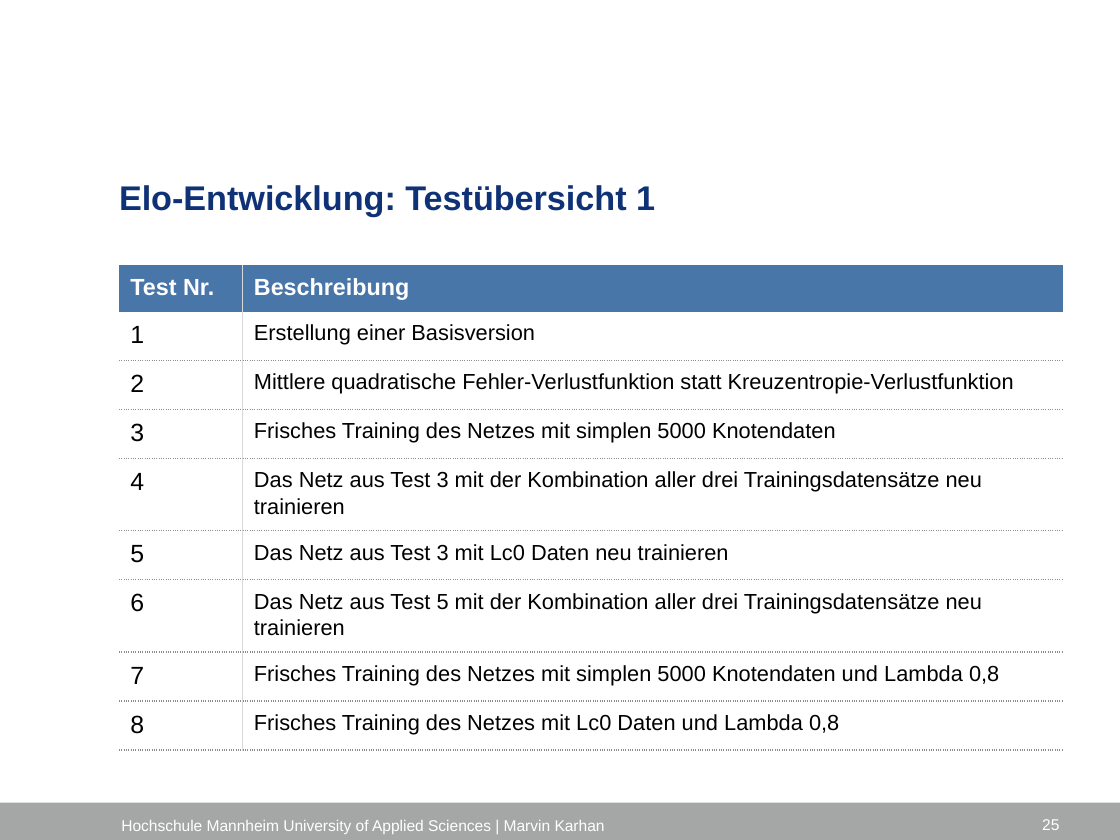
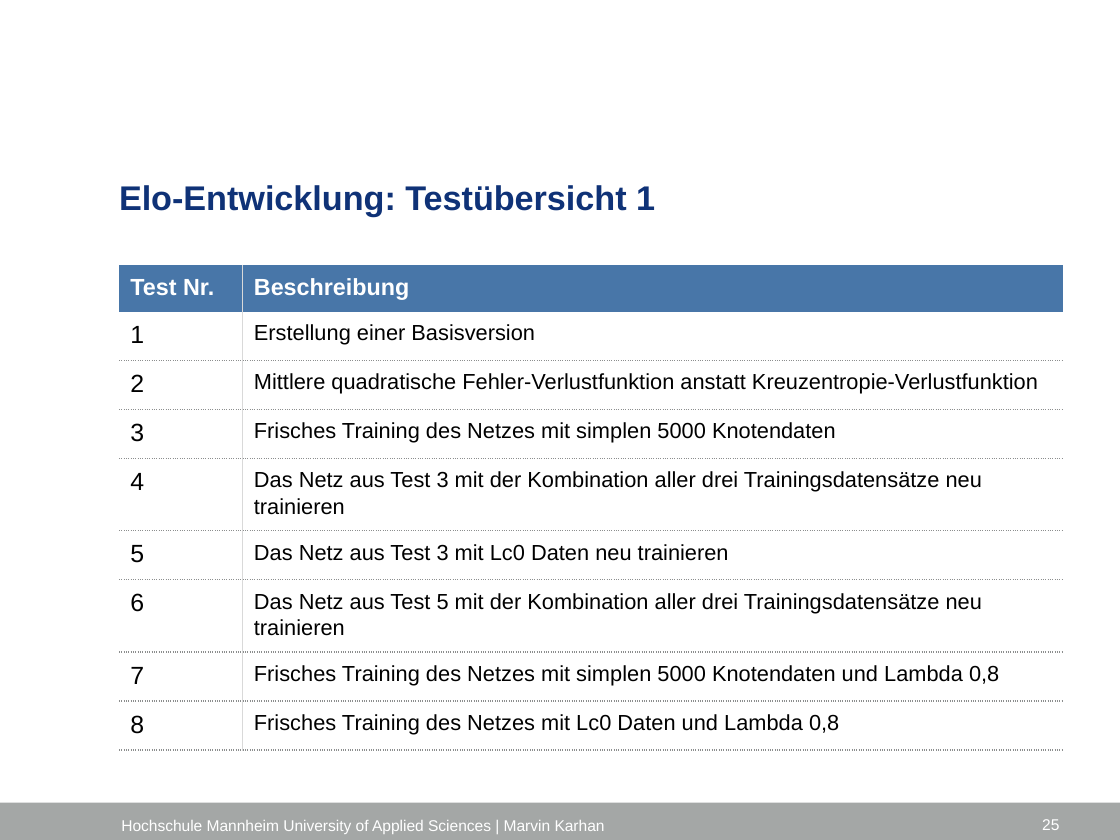
Before and after one commit to marvinkarhan/Bachelorarbeit, a slide deck: slide 25 of latex/Kolloquium/Kolloquium_Marvin_Karhan.pptx. Drawn at 1120x840 pixels with LibreOffice and Linux fonts; fonts in the diff are those of the drawing; background and template pictures are left out. Boxes give left, top, right and bottom in pixels: in the first picture for what was removed or moved away, otherwise in the second. Text is boxed around its words. In the diff, an @@ line names an element or a change of style, - is before the commit and + after.

```diff
--- a/latex/Kolloquium/Kolloquium_Marvin_Karhan.pptx
+++ b/latex/Kolloquium/Kolloquium_Marvin_Karhan.pptx
@@ table at (119,264,1062,752) @@
-row 3, column 2: Mittlere quadratische Fehler-Verlustfunktion statt Kreuzentropie-Verlustfunktion
+row 3, column 2: Mittlere quadratische Fehler-Verlustfunktion anstatt Kreuzentropie-Verlustfunktion
```
Also in this commit, not shown: 18 other slides changed.
